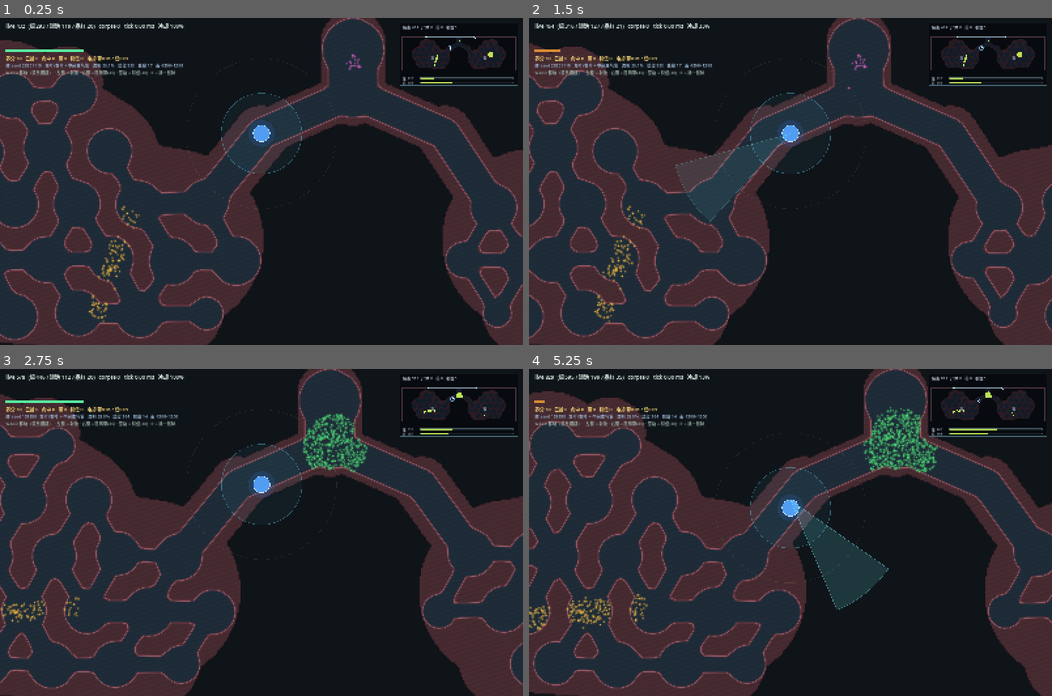
Above: before the commit, frames 1-4 (two rows, left to right).
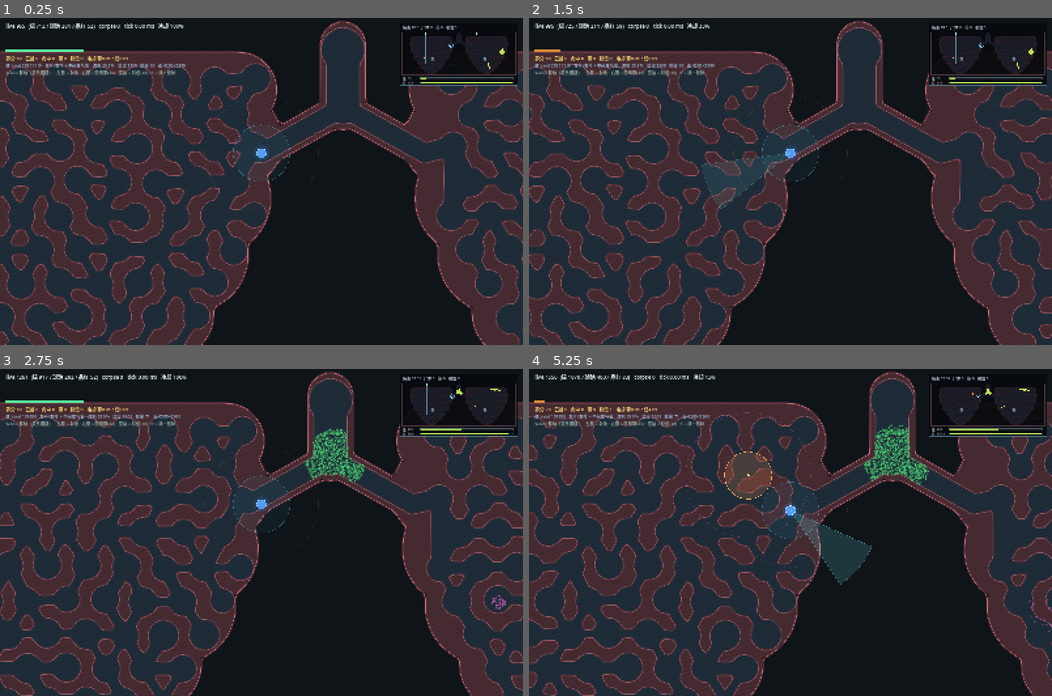
Above: after the commit, the same moments.

Repository: yanyanzi620/gamecreation
Game: Godot game, scene res://scenes/main.tscn
Two runs of this game, one before a commit and one after it. Both use one fixed random seed, a clock stepped at 60 frames per second and the inputs below.
Inputs (mouse positions are in pixels of both pictures, inside the frame that each line leads up to):
- Up to frame 1 (0.25 s): no input
- Up to frame 2 (1.5 s): tap Enter at 0.5 s; move the mouse to (905, 165) at 0.52 s; hold D 0.53-1.25 s; tap B at 0.6 s; click (905, 165) at 0.67 s; tap Space at 0.77 s; drag from (685, 197) to (764, 246) at 1.27 s
- Up to frame 3 (2.75 s): tap Space at 2 s; move the mouse to (313, 460) at 2.02 s; hold D from 2.03 s (still down); tap R at 2.1 s
- Up to frame 4 (5.25 s): release D at 2.75 s; drag from (764, 597) to (633, 483) at 2.77 s; tap Enter at 3.5 s; move the mouse to (947, 581) at 3.52 s; hold A 3.53-4.25 s; tap V at 3.6 s; tap Space at 3.77, 5 s; drag from (633, 483) to (712, 450) at 4.27 s; move the mouse to (816, 532) at 5.02 s; hold S from 5.03 s (still down); tap B at 5.1 s; click (816, 532) at 5.17 s

The runs differ from the first frame. In frame 1, 43% of the frame differs, in the area x 0-100%, y 0-100%; in frame 2, 43%; in frame 3, 44%; in frame 4, 44%.

Commit message:
feat(map): 场地扩到 6200x2300、肺泡约 270 颗、叶形改成上宽下窄并补胸膜外轮廓
- 场地 6200x2300（原 4300x1260，面积 2.6 倍），网格 207x77
- 叶形改成 8 排水平胶囊的自上而下收窄剖面：肺尖 2300 宽 -> 肺底 520 宽，右叶自动镜像
- 肺泡 70~80、隔膜 46，四种子 shapes 429~442（原 114）、free 29.5%、reach 100%、comps 1、open 0、build ~290ms
- OrganMap.PIX 6->8 抵消场地变大带来的耗时；新增 build_clip_contours() 出器官外轮廓（胸膜线）
- organ_view 把胸膜线描出来（外发光+实线），肺叶形状一眼可辨；胸膜线不进 build 计时，set_map 时才算
- 相机 zoom 0.58：一屏约装下一整叶宽度的 87%，看不到对面
- main 新增 --overview 全图俯瞰截图模式（核对器官轮廓用）
- lung_gen 新增 SIL_FLIP_Y 开关：一行切回真实解剖的上下方向

Diff:
--- a/scripts/core/balance.gd
+++ b/scripts/core/balance.gd
@@ -17,12 +17,12 @@
 
 # ------------------------------------------------------------ 场地
 # 场地放大到 3040x1320：屏幕只看到局部，靠相机跟随（左右两叶 + 中间纵隔）
-const ARENA_W := 4300.0
-const ARENA_H := 1260.0
+const ARENA_W := 6200.0
+const ARENA_H := 2300.0
 const ARENA_PAD := 30.0        # 病毒不许长到离边这么近的区域
 const CELL := 30.0             # 粗格边长；只影响密度判定，不影响手感
-const GRID_W := 144            # = ceil(ARENA_W / CELL)
-const GRID_H := 42             # = ceil(ARENA_H / CELL)
+const GRID_W := 207            # = ceil(ARENA_W / CELL)
+const GRID_H := 77             # = ceil(ARENA_H / CELL)
 
 
 # ============================================================ 病毒 · 通用
@@ -76,12 +76,12 @@
 
 
 # ============================================================ 玩家
-const PLAYER_SPEED := 420.0
-const PLAYER_R := 30.0          # 单元视觉半径；碰撞按 0.72R 的偏移线算
+const PLAYER_SPEED := 400.0
+const PLAYER_R := 26.0          # 单元视觉半径；碰撞按 0.72R 的偏移线算
 
 
 # ============================================================ 手段 · 射流
-const JET_LENGTH := 430.0        # 射程；调大 = 一次性清得更深
+const JET_LENGTH := 470.0        # 射程；调大 = 一次性清得更深
 const JET_HALF_ANGLE_DEG := 16.0 # 半角；调大 = 扇形更宽、更容易扫到
 const JET_COOLDOWN := 0.50       # 两发之间最短间隔
 const JET_VIS_SEC := 0.30        # 弹道残影停留时间（纯表现）
@@ -89,20 +89,20 @@
 
 
 # ============================================================ 手段 · 净化场（贴身自动）
-const PURGE_RADIUS := 145.0      # 站在病毒里也不至于瞬间被淹
+const PURGE_RADIUS := 150.0      # 站在病毒里也不至于瞬间被淹
 const PURGE_PER_SEC := 55.0      # 每秒消融几颗
 
 
 # ============================================================ 手段 · 养分拾取（自动）
-const PICKUP_RADIUS := 270.0     # 比射程小 -> 远端战果收不回来，必须往前走
+const PICKUP_RADIUS := 300.0     # 比射程小 -> 远端战果收不回来，必须往前走
 const PICKUP_PER_SEC := 45.0     # 每秒最多收几颗尸体
 const MOTE_SPEED := 460.0        # 光点飞回速度（纯表现）
 const MOTE_MAX := 80             # 同时在场光点上限；满了就先不吃，不会丢养分
 
 
 # ============================================================ 手段 · 阻隔带
-const BLOCK_LEN := 350.0         # 固定长度；调大 = 更容易整条封死
-const BLOCK_OFFSET := 190.0      # 落在单元正前方多远
+const BLOCK_LEN := 400.0         # 固定长度；调大 = 更容易整条封死
+const BLOCK_OFFSET := 220.0      # 落在单元正前方多远
 const BLOCK_ARM := 0.45          # 闪烁多久才生效（生效前只减速、不拦人）
 const BLOCK_LIFE := 30.0         # 生效后存活多久，到点自溶
 const BLOCK_SLACK := 12.0        # 端点容差
@@ -110,11 +110,11 @@
 
 
 # ============================================================ 手段 · 引信
-const FUSE_KILL := 115.0         # 内圈：圆盘/带状/链，进圈即消融
-const FUSE_PULL := 300.0         # 外圈：只对跳跃链生效的引力范围
+const FUSE_KILL := 125.0         # 内圈：圆盘/带状/链，进圈即消融
+const FUSE_PULL := 330.0         # 外圈：只对跳跃链生效的引力范围
 const FUSE_SPEED := 250.0        # 链被拽的速度；调大 = 吸得更快更狠
 const FUSE_LIFE := 3.0           # 引信维持多久
-const FUSE_OFFSET := 240.0       # 落在单元正前方多远
+const FUSE_OFFSET := 270.0       # 落在单元正前方多远
 const FUSE_MAX := 3              # 同时最多几枚
 
 
--- a/scripts/debug/map_probe.gd
+++ b/scripts/debug/map_probe.gd
@@ -3,7 +3,7 @@
 # 跑法：<godot_console> --headless --path E:\gamecreation --script res://scripts/debug/map_probe.gd
 
 func _init() -> void:
-	var m: OrganMap = LungGen.new().build(20261119, Vector2(3040.0, 1320.0))
+	var m: OrganMap = LungGen.new().build(20261119, Vector2(Balance.ARENA_W, Balance.ARENA_H))
 	print("free_ratio=%.1f%% shapes=%d loops=%d" % [m.free_ratio * 100.0, m.shape_count, m.loops.size()])
 
 	var ms: Vector2i = m.mask_size()
--- a/scripts/debug/map_selftest.gd
+++ b/scripts/debug/map_selftest.gd
@@ -39,7 +39,7 @@
 
 func _test_seed(seedv: int) -> void:
 	var gen := LungGen.new()
-	var m: OrganMap = gen.build(seedv, Vector2(4300.0, 1260.0))
+	var m: OrganMap = gen.build(seedv, Vector2(6200.0, 2300.0))
 	var rep: Dictionary = m.walk_report(16.0)
 
 	var tag := "seed %d" % seedv
@@ -82,9 +82,9 @@
 
 func _determinism() -> bool:
 	var g1 := LungGen.new()
-	var m1: OrganMap = g1.build(20261119, Vector2(4300.0, 1260.0))
+	var m1: OrganMap = g1.build(20261119, Vector2(6200.0, 2300.0))
 	var g2 := LungGen.new()
-	var m2: OrganMap = g2.build(20261119, Vector2(4300.0, 1260.0))
+	var m2: OrganMap = g2.build(20261119, Vector2(6200.0, 2300.0))
 	if m1.seg_a.size() != m2.seg_a.size():
 		return false
 	var h1 := 0.0
--- a/scripts/main.gd
+++ b/scripts/main.gd
@@ -61,7 +61,7 @@
 	# 窗口失焦 / 空闲时不要被降频（否则会「画面冻住，动一下鼠标才继续」）
 	OS.low_processor_usage_mode = false
 	Engine.max_fps = 0
-	_shot = OS.get_cmdline_user_args().has("--shot")
+	_shot = OS.get_cmdline_user_args().has("--shot") or OS.get_cmdline_user_args().has("--overview")
 	map_seed = _parse_seed()
 
 	_build()
@@ -104,7 +104,7 @@
 	cam = Camera2D.new()
 	cam.name = "Cam"
 	# 一屏刚好装下一整叶（约 90%）：看得见自己要守的那半区，看不见对面 —— 逼着走气管
-	cam.zoom = Vector2(0.85, 0.85)
+	cam.zoom = Vector2(0.58, 0.58)
 	cam.position_smoothing_enabled = true
 	cam.position_smoothing_speed = 9.0
 	add_child(cam)
@@ -214,7 +214,7 @@
 func _pick_start() -> Vector2:
 	var mid_x: float = _map.size.x * 0.5
 	# 左肺门：主支气管刚插进左叶的位置（和 LungGen 的 hilar 对齐）
-	var p: Vector2 = _map.nearest_free(Vector2(mid_x - 330.0, _map.size.y * 0.330), 380.0)
+	var p: Vector2 = _map.nearest_free(Vector2(mid_x - 430.0, _map.size.y * 0.310), 520.0)
 	if p.x < 0.0:
 		p = _pick_near_center()
 	return p
@@ -252,9 +252,10 @@
 		_spawn_pts.append(fallback)
 
 	# 场地面积从 4.0M 涨到 5.4M，播种量按面积再补一次
-	pop.spawn_virus(KIND_BLOB, _spawn_pts[0], 115.0, 0.0, 520, _rng.randf() * TAU)
-	pop.spawn_virus(KIND_BAND, _spawn_pts[1], 210.0, 34.0, 165, _rng.randf() * TAU)
-	pop.spawn_virus(KIND_CHAIN, _spawn_pts[2], 28.0, 0.0, 20, _rng.randf() * TAU)
+	# 面积 5.4M -> 9.6M，播种量按面积同比补
+	pop.spawn_virus(KIND_BLOB, _spawn_pts[0], 160.0, 0.0, 1380, _rng.randf() * TAU)
+	pop.spawn_virus(KIND_BAND, _spawn_pts[1], 290.0, 46.0, 430, _rng.randf() * TAU)
+	pop.spawn_virus(KIND_CHAIN, _spawn_pts[2], 36.0, 0.0, 52, _rng.randf() * TAU)
 
 
 # ============================================================ 输入
@@ -435,6 +436,15 @@
 # ============================================================ 自动验收（-- --shot）
 
 func _shot_sequence() -> void:
+	# 全图俯瞰模式：用来核对器官轮廓（-- --overview）
+	if OS.get_cmdline_user_args().has("--overview"):
+		cam.zoom = Vector2(1700.0 / _map.size.x, 1000.0 / _map.size.y)
+		cam.position = _map.size * 0.5
+		cam.reset_smoothing()
+		await get_tree().create_timer(0.80).timeout
+		_save("res://overview.png")
+		get_tree().quit()
+		return
 	await get_tree().create_timer(0.60).timeout
 	# 站到第一个病毒团旁边，保证射流够得到（否则 hit 永远是 0）
 	var aim := Vector2.RIGHT
@@ -448,9 +458,9 @@
 			cam.reset_smoothing()
 			aim = (target - player).normalized()
 	# 相机跟随之后，固定坐标的老病毒团可能已经在射程外 —— 正前方补一团做验收
-	demo = player + aim * 330.0
+	demo = player + aim * 360.0
 	if not _map.solid_point(demo):
-		pop.spawn_virus(KIND_BLOB, demo, 66.0, 0.0, 110, 0.0)
+		pop.spawn_virus(KIND_BLOB, demo, 78.0, 0.0, 150, 0.0)
 	await get_tree().create_timer(0.60).timeout
 	_place_block(demo)
 	await get_tree().create_timer(1.60).timeout
@@ -460,7 +470,7 @@
 	await get_tree().create_timer(0.85).timeout
 	_save("res://main_shot_a.png")
 	# 引信丢到正前方那团病毒里（能吸链、能清盘/带）
-	var fuse_spot: Vector2 = player + aim * 240.0
+	var fuse_spot: Vector2 = player + aim * 270.0
 	if _map.solid_point(fuse_spot):
 		fuse_spot = _map.nearest_free(fuse_spot, 60.0)
 	if fuse_spot.x > 0.0:
--- a/scripts/world/lung_gen.gd
+++ b/scripts/world/lung_gen.gd
@@ -28,44 +28,53 @@
 
 # ---- 肺泡泡沫 ----
 # 配比口径：肺泡直径 2R ≈ 140，玩家直径 44 -> 面积占比 ≈ (22/70)^2 ≈ 10%
-const ALV_R_MIN := 78.0
-const ALV_R_MAX := 88.0
-const ALV_JITTER_POS := 12.0
+const ALV_R_MIN := 70.0
+const ALV_R_MAX := 80.0
+const ALV_JITTER_POS := 11.0
 const ALV_JITTER_R := 0.03
-const MIN_SEPTUM := 52.0        # 隔膜必须比门宽，肉壁才连得成网
+const MIN_SEPTUM := 46.0        # 隔膜必须比门宽，肉壁才连得成网
 const NEIGHBOR_RANGE := 1.16    # 以节距为单位，认定「相邻」的距离
 
 # ---- 连接管（玩家可走）----
 # 门宽随机：细门只够玩家侧身挤过，粗门能让病毒整股涌进去 —— 同一张图里有宽有窄才有机动感。
 # 下限按玩家碰撞半径卡死（0.72 * PLAYER_R(30) = 21.6），再小玩家就永远过不去。
-const DUCT_R_MIN := 22.0        # 门宽 44：刚刚容得下玩家
-const DUCT_R_MAX := 38.0        # 门宽 76：大通道，扩散会顺着它走，但不会宽到把整排骨腔糊成一条
+const DUCT_R_MIN := 20.0        # 门宽 40：刚才容得下玩家（0.72 * 26 = 18.7）
+const DUCT_R_MAX := 34.0        # 门宽 68：大通道，扩散会顺着它走，但不会宽到把整排骨腔糊成一条
 const EXTRA_LINK_CHANCE := 0.22 # 生成树之外再开这么多旁门，形成环路
 
 # ---- 孔隙（只有病毒能过）----
-const PORE_R_MIN := 9.0
-const PORE_R_MAX := 15.0
-const PORE_RANGE := 18.0
+const PORE_R_MIN := 8.0
+const PORE_R_MAX := 13.0
+const PORE_RANGE := 16.0
 const PORE_CHANCE := 0.45
 
 # ---- 支气管主干 ----
 const TRUNK_R := 88.0           # 气管半径（176 宽）
-const BRANCH_R := 56.0          # 肺门分支半径（112 宽）
+const BRANCH_R := 52.0          # 肺门分支半径（104 宽）
 const BRANCH_COUNT := 3         # 每侧分支数，合计 6 个肺门
 
 # ---- 器官轮廓（按 3040×1320 写死，运行时按实际尺寸缩放）----
 # 每个节点 = [x, y, r]：一个"肉块圆"。左叶沿脊柱上小下大；右叶镜像。
-const SIL_BASE := Vector2(4300.0, 1260.0)
+const SIL_BASE := Vector2(6200.0, 2300.0)
+# 叶形是「上宽下窄」（按需求方口径）。真解剖学是肺尖窄、肺底宽 —— 想换回真实解剖把这里改 true 即可，
+# SIL_SHAPES 的 y 会整体上下镜像，肺泡撒点跟着走，不用改别的。
+const SIL_FLIP_Y := false
 # 叶形：肺尖很窄 -> 往下逐渐变宽 -> 最宽处在 60% 高度 -> 向肺底收成圆角。
 # 用一串半径递增/递减的圆拼，而不是一个大圆（大圆会变成一个球，看不出是肺）。
 # 叶形不再用「一串圆」拼（圆一多就变成球，看不出是肺）。
 # 下面是一串圆形 + 胶囊，按真实肺的比例摆：肺尖窄 -> 上段细长 -> 中段变宽 -> 肺底最宽并收成圆角。
 # 格式：圆 = [0, x, y, 0, 0, r]；胶囊 = [1, ax, ay, bx, by, r]；右叶自动镜像。
 const SIL_SHAPES := [
-	[0, 1120.0, 232.0, 0.0, 0.0, 132.0],         # 肺尖（窄，靠内）
-	[1, 900.0, 330.0, 1210.0, 520.0, 250.0],     # 上段（细长，宽约 560）
-	[1, 700.0, 660.0, 1500.0, 800.0, 330.0],     # 中段（横向铺开，宽约 1100）
-	[1, 700.0, 990.0, 1520.0, 1050.0, 250.0],    # 肺底（最宽约 1070，收圆角）
+	# 上宽下窄的叶形：每一「排」是一条水平胶囊，宽度自上而下逐级收窄，
+	# 圆顶靠最上面一排的圆角收出来，底部收成小叶尖 —— 不是一根柱子，也不是一个球。
+	[1, 650.0, 380.0, 2550.0, 380.0, 200.0],     # 肺尖（宽 2300，最上、最宽）
+	[1, 670.0, 650.0, 2530.0, 650.0, 250.0],     # 上段（2360）
+	[1, 780.0, 950.0, 2420.0, 950.0, 300.0],     # 上中段（2240）
+	[1, 900.0, 1250.0, 2300.0, 1250.0, 300.0],   # 中段（2000）
+	[1, 1040.0, 1550.0, 2160.0, 1550.0, 260.0],  # 下段（1640）
+	[1, 1200.0, 1800.0, 2000.0, 1800.0, 220.0],  # 下段（1240）
+	[1, 1360.0, 2000.0, 1840.0, 2000.0, 180.0],  # 肺底（840）
+	[1, 1480.0, 2130.0, 1720.0, 2130.0, 140.0],  # 肺底尖（520，收圆角）
 ]
 # 气管 / 主支气管不在这里：它们自带轮廓（见 _airway），否则纵隔会被填成一根柱子
 
@@ -85,8 +94,8 @@
 
 	# ---------------------------------------------------------- 0.5) 两叶的肺泡
 	# 两叶的格子范围（叶形本身由轮廓决定，这里只是撒点的范围）
-	_lobe(m, rng, Rect2(360.0, 180.0, 1620.0, 1010.0))
-	_lobe(m, rng, Rect2(size.x - 1980.0, 180.0, 1620.0, 1010.0))
+	_lobe(m, rng, Rect2(470.0, 240.0, 2160.0, 1960.0))
+	_lobe(m, rng, Rect2(size.x - 2630.0, 240.0, 2160.0, 1960.0))
 
 	# ---------------------------------------------------------- 1) 支气管主干
 	_airway(m, rng, size)
@@ -117,17 +126,23 @@
 	var kx: float = size.x / SIL_BASE.x
 	var ky: float = size.y / SIL_BASE.y
 	var kr: float = (kx + ky) * 0.5
+	var cy := SIL_BASE.y * 0.5
 
 	for n in SIL_SHAPES:
 		var r := float(n[5]) * kr
+		var sy2 := float(n[2])
+		var sy4 := float(n[4])
+		if SIL_FLIP_Y:
+			sy2 = cy * 2.0 - sy2
+			sy4 = cy * 2.0 - sy4
 		if int(n[0]) == 0:
-			var p := Vector2(float(n[1]) * kx, float(n[2]) * ky)
+			var p := Vector2(float(n[1]) * kx, sy2 * ky)
 			r = minf(r, minf(p.y - 44.0, size.y - p.y - 44.0))   # 不许顶到场地上下边
 			m.add_clip_circle(p, r)
 			m.add_clip_circle(Vector2(size.x - p.x, p.y), r)      # 右叶镜像
 		else:
-			var a := Vector2(float(n[1]) * kx, float(n[2]) * ky)
-			var b := Vector2(float(n[3]) * kx, float(n[4]) * ky)
+			var a := Vector2(float(n[1]) * kx, sy2 * ky)
+			var b := Vector2(float(n[3]) * kx, sy4 * ky)
 			# 胶囊两端都要留边距，否则肺底会被场地边切平、轮廓出现开口
 			var room := 1.0e9
 			for p2 in [a, b]:
@@ -322,15 +337,15 @@
 	var kx: float = size.x / SIL_BASE.x
 
 	# 1) 气管：从上方进来，短短一截就分叉（解剖上气管在肺外，所以它自带轮廓）
-	var t_top := Vector2(mid_x, size.y * 0.070)
-	var carina := Vector2(mid_x, size.y * 0.215)
-	m.add_circle(t_top + Vector2(0.0, 26.0), 112.0)
+	var t_top := Vector2(mid_x, size.y * 0.060)
+	var carina := Vector2(mid_x, size.y * 0.205)
+	m.add_circle(t_top + Vector2(0.0, 30.0), 116.0)
 	m.add_capsule(t_top, carina, TRUNK_R)
 	m.add_clip_capsule(t_top, carina, TRUNK_R + 30.0)
 
 	# 2) 左右主支气管：从隆突斜插进各自肺门，这一段是两叶唯一的通道
 	for side in [-1.0, 1.0]:
-		var hilar := Vector2(mid_x + side * 330.0 * kx, size.y * 0.330)
+		var hilar := Vector2(mid_x + side * 430.0 * kx, size.y * 0.310)
 		m.add_capsule(carina, hilar, BRANCH_R)
 		m.add_clip_capsule(carina, hilar, BRANCH_R + 26.0)
 
--- a/scripts/world/organ_map.gd
+++ b/scripts/world/organ_map.gd
@@ -18,14 +18,16 @@
 # ============================================================
 
 const CELL := 30.0        # 墙段分桶用的粗格（与病毒种群同格）
-const PIX := 6.0          # 掩码 / 距离场的分辨率
+const PIX := 8.0          # 掩码 / 距离场的分辨率
 const SIMPLIFY_EPS := 2.0 # 轮廓简化容差（像素）
 const CONTOUR_STEP := 20.0 # 轮廓采样步长（比 CELL 细，边缘更圆）
 const SHAPE_CELL := 64.0   # 形状索引粗格（加速 sdf 查询）
 
 var size := Vector2(1600.0, 1000.0)
 
-var loops: Array = []              # Array[PackedVector2Array]
+var loops: Array = []              # Array[PackedVector2Array]  可通行区的轮廓（肉壁）
+var clip_loops: Array = []         # 器官外轮廓（胸膜线），纯视觉：让人一眼看出这是肺
+var _clip_closed: Array = []
 var open_loop_count := 0           # 未闭合轮廓数（>0 说明地图被场地边界切开了）
 var seg_a := PackedVector2Array()
 var seg_b := PackedVector2Array()
@@ -378,6 +380,65 @@
 		_loop_closed.append(item[1])
 		if not item[1]:
 			open_loop_count += 1
+
+
+# 器官外轮廓（胸膜线）：对 clip_inside_dist 取 0 等值线，和肉壁轮廓同一套行进方块。
+# 只用于渲染 —— 让「这是一片肺叶」的形状成立，而不是一团毛边。
+func build_clip_contours() -> void:
+	clip_loops = []
+	_clip_closed = []
+	if clip_shapes.is_empty():
+		return
+	var step := 32.0
+	var w := int(ceil(size.x / step))
+	var h := int(ceil(size.y / step))
+	var vx := w + 1
+	var vy := h + 1
+	var vals := PackedFloat32Array()
+	vals.resize(vx * vy)
+	for j in range(vy):
+		for i in range(vx):
+			vals[j * vx + i] = -clip_inside_dist(Vector2(float(i) * step, float(j) * step))
+
+	var segs: Array = []
+	for j in range(h):
+		for i in range(w):
+			var a := vals[j * vx + i]
+			var b := vals[j * vx + i + 1]
+			var c := vals[(j + 1) * vx + i + 1]
+			var d := vals[(j + 1) * vx + i]
+			var x0 := float(i) * step
+			var y0 := float(j) * step
+			var pts: Array = []
+			if (a < 0.0) != (b < 0.0):
+				pts.append([0, Vector2(x0 + step * (a / (a - b)), y0)])
+			if (b < 0.0) != (c < 0.0):
+				pts.append([1, Vector2(x0 + step, y0 + step * (b / (b - c)))])
+			if (d < 0.0) != (c < 0.0):
+				pts.append([2, Vector2(x0 + step * (d / (d - c)), y0 + step)])
+			if (a < 0.0) != (d < 0.0):
+				pts.append([3, Vector2(x0, y0 + step * (a / (a - d)))])
+			if pts.size() == 2:
+				segs.append([pts[0][1], pts[1][1]])
+			elif pts.size() == 4:
+				var center_inside := ((a + b + c + d) * 0.25) < 0.0
+				if center_inside:
+					segs.append([pts[0][1], pts[1][1]])
+					segs.append([pts[2][1], pts[3][1]])
+				else:
+					segs.append([pts[0][1], pts[3][1]])
+					segs.append([pts[1][1], pts[2][1]])
+
+	for item in _split_pinches(_stitch(segs)):
+		var lp: PackedVector2Array = item[0]
+		if lp.size() < 3:
+			continue
+		clip_loops.append(lp)
+		_clip_closed.append(item[1])
+
+
+func clip_loop_is_closed(i: int) -> bool:
+	return i >= 0 and i < _clip_closed.size() and bool(_clip_closed[i])
 
 
 # 行进方块在鞍点处会让两条子轮廓在一个点上相触，
--- a/scripts/world/organ_view.gd
+++ b/scripts/world/organ_view.gd
@@ -36,6 +36,9 @@
 
 func set_map(m) -> void:
 	map = m
+	# 胸膜线只给渲染用，放在这里算（不进 map.build 的计时预算）
+	if map.clip_loops.is_empty():
+		map.build_clip_contours()
 	_baked = _bake()
 	queue_redraw()
 
@@ -83,6 +86,20 @@
 			ring2.append(Vector2(loop2[0]))
 		draw_polyline(ring2, COL_WALL, 2.5, true)
 
+	# 胸膜线：器官本体的外轮廓（肺泡贴着它长，所以线条压在最外圈肺泡上）
+	for i in range(map.clip_loops.size()):
+		var pl: PackedVector2Array = map.clip_loops[i]
+		var pr: PackedVector2Array = pl.duplicate()
+		if map.clip_loop_is_closed(i):
+			pr.append(pl[0])
+		draw_polyline(pr, Color(0.62, 0.30, 0.36, 0.35), 12.0, true)
+	for i in range(map.clip_loops.size()):
+		var pl2: PackedVector2Array = map.clip_loops[i]
+		var pr2: PackedVector2Array = pl2.duplicate()
+		if map.clip_loop_is_closed(i):
+			pr2.append(pl2[0])
+		draw_polyline(pr2, Color(0.86, 0.46, 0.52, 0.85), 2.6, true)
+
 	# 肉壁里的小肺泡纹理（纯视觉，美术到位后可以换成贴图）
 	for d in map.decor:
 		var dc: Vector2 = d[0]
Binary file added: overview.png
Not shown, added: probe_big.png.import
